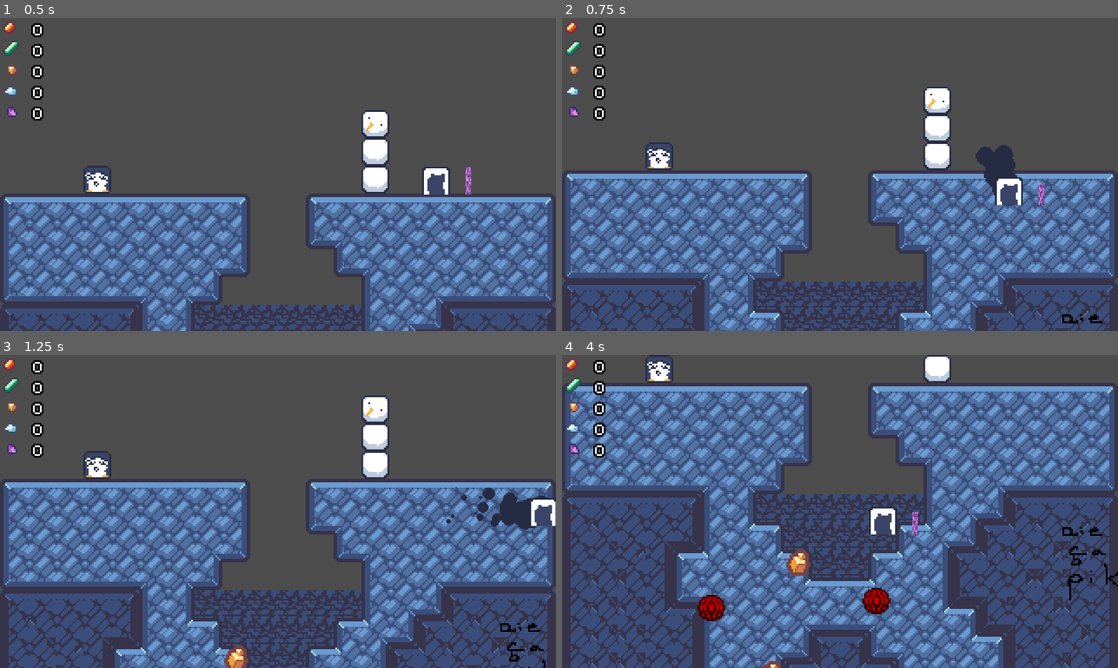
Above: before the commit, frames 1-4 (two rows, left to right).
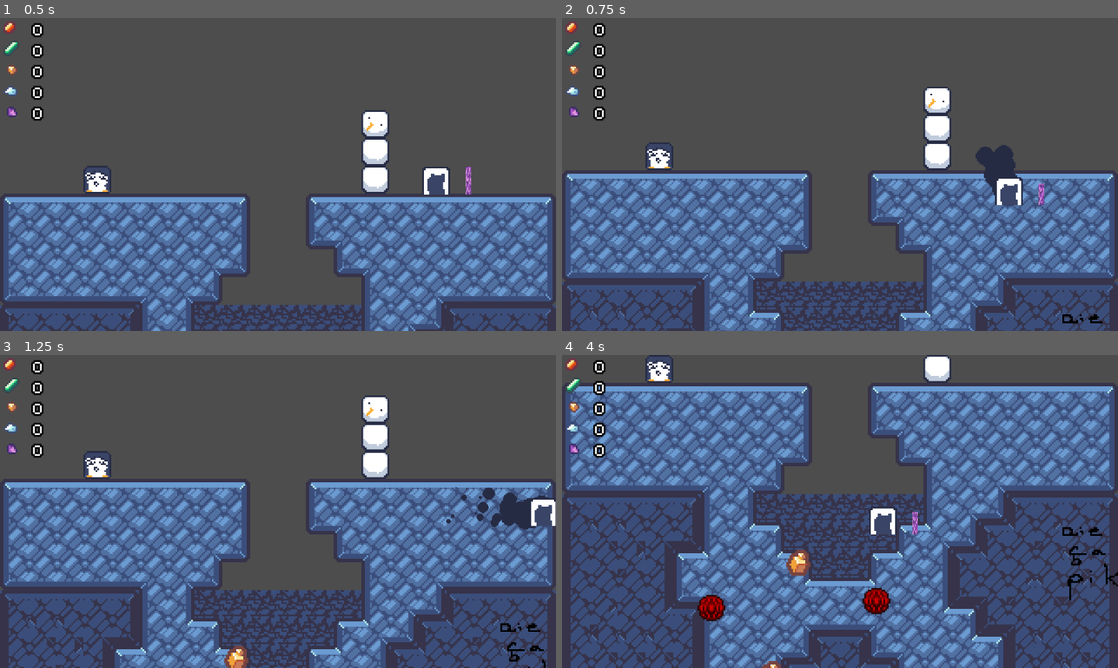
Above: after the commit, the same moments.

Repository: Ninesliced/ludumdare-57
Game: Godot game, scene res://scenes/main.tscn
The game is run twice, just before and just after one commit, with the same random seed, the same clock (stepped at 60 frames per second) and the same inputs. The engine's default icon, where the game draws it, is replaced by a stand-in: a white triangle on a blue panel in a dark square.
Inputs (mouse positions are in pixels of both pictures, inside the frame that each line leads up to):
- Up to frame 1 (0.5 s): no input
- Up to frame 2 (0.75 s): move the mouse to (962, 158) at 0.52 s; hold D (right) from 0.53 s (still down); hold J (burrow) from 0.53 s (still down); click (962, 158) at 0.67 s
- Up to frame 3 (1.25 s): keep holding D (right); keep holding J (burrow); tap Space (jump) at 0.77 s
- Up to frame 4 (4 s): release D (right) at 1.25 s; release J (burrow) at 1.25 s; drag from (728, 527) to (795, 658) at 1.27 s; move the mouse to (895, 442) at 2.02 s; hold A (left) 2.03-2.75 s; hold Right mouse button (right_click) 2.03-2.75 s; drag from (812, 574) to (673, 464) at 2.77 s; move the mouse to (1006, 558) at 3.52 s; press the mouse at (1006, 558) at 3.53 s; hold D (right) from 3.53 s (still down); tap Space (jump) at 3.77 s

Frame 1 is identical in both runs. In frame 2, 0.2% of the frame differs, in the area x 10-95%, y 93-100%; in frame 3, 0.4%; in frame 4, 1.1%, in the area x 5-95%, y 53-100%.

Commit message:
proba avec curves

Diff:
--- a/scenes/map/map_loader.gd
+++ b/scenes/map/map_loader.gd
@@ -4,35 +4,82 @@
 var MAP_SIZE_Y = 12;
 var current_depth = 0;
 
-const proba_ore = {
+@export var proba_ruby: Curve
+@export var proba_emerald: Curve
+@export var proba_topaz: Curve
+@export var proba_diamond: Curve
+@export var proba_amethyst: Curve
+
+@onready
+var proba_ore = {
 	"Ruby": {
+		"curve": proba_ruby,
 		"proba": 0.01,
 		"tile_id": 1
 	},
 	"Emerald": {
+		"curve": proba_emerald,
 		"proba": 0.02,
 		"tile_id": 2
 	},
 	"Topaz": {
+		"curve": proba_topaz,
 		"proba": 0.01,
 		"tile_id": 3
 	},
 	"Diamond": {
+		"curve": proba_diamond,
 		"proba": 0.005,
 		"tile_id": 4
 	},
 	"Amethyst": {
+		"curve": proba_amethyst,
 		"proba": 0.002,
 		"tile_id": 5
 	}
 }
 
-func get_random_ore():
+
+"""
+Exemples, binomial:
+|	<modulo>      <w>
+|  xx      xx      x...  <-- Proba
+| x  x    x  x    x ...
+|x    xxxx    xxxx  ...
+|---------------------------- w: width
+{
+	"methode_generation": "binomial",
+	"width": 10 // en pixel (l'epaisseur de la binomiale)
+	"proba": 0.01,
+	"modulo": 10 // en pixel
+	"tile_id": 3
+}
+Exemples, uniform:
+|xxxxxxxxxxxxxxxxxxx...  <-- Proba
+|                   ...
+|                   ...
+|----------------------------
+{
+	"methode_generation": "uniform",
+	"proba": 0.01,
+	"tile_id": 3
+},
+"""
+
+func get_random_ore(depth_block: int):
+	var depth_layer: float = float(depth_block)/float(MAP_SIZE_Y)
 	var random_val = randf()
 	var total_proba = 0.0
 	for proba_key in proba_ore.keys():
 		var proba_val = proba_ore[proba_key]
-		total_proba += proba_val["proba"]
+
+		if is_instance_of(proba_val.curve, Curve):
+			var curve: Curve = proba_val.curve
+			# var max_domain = curve.max_domain
+			# curve.sample_baked(depth_layer)*proba_val.proba
+			total_proba += curve.sample_baked(depth_layer)*proba_val.proba
+		else:
+			total_proba += proba_val.proba
 		if total_proba > random_val:
 			return proba_val
 	return null
@@ -85,6 +132,8 @@
 	var mapMap: TileMapLayer = layerA.get_node("Map")
 	var bgMap: TileMapLayer = layerA.get_node("Background")
 
+	var bedrock_cell = []
+	var normal_cell = []
 	for pixelx in range(-1,MAP_SIZE_X):
 		for pixely in range(MAP_SIZE_Y):
 			var relative_coords = Vector2i(pixelx, pixely)
@@ -96,16 +145,22 @@
 				var is_bedrock = mapcell.get_collision_polygons_count(1) == 1
 				# Map.set_cells_terrain_connect([Vector2i(pixelx, pixely+current_depth)], 0, -1)
 				if source_id == 2: # Si on est sur la map des blocks
-					Map.set_cells_terrain_connect([Vector2i(pixelx, pixely+current_depth)], 0, 1 if is_bedrock else 0)
+					if is_bedrock:
+						bedrock_cell.append(Vector2i(pixelx, pixely+current_depth))
+					else:
+						normal_cell.append(Vector2i(pixelx, pixely+current_depth))
 				else: # Nimporte quoi d'autre comme le bonhomme de neige
 					Map.set_cell(Vector2i(pixelx, pixely+current_depth), source_id, atlas_coords, alternative_tile)
-				var random = get_random_ore()
+				var random = get_random_ore(pixely+current_depth)
 				# mapcell.get_collision_polygons_count(1) == 0 :: C'est un block placabke
 				if(random != null) && current_depth != 0 && mapcell.get_collision_polygons_count(1) == 0:
 					%Ores.set_cell(Vector2i(pixelx, pixely+current_depth) ,3 ,Vector2i(0,0), random.tile_id)#, Vector2(random.tile_y, 4))
 			if bgMap && bgMap.get_cell_tile_data(relative_coords) && is_instance_of(bgMap.get_cell_tile_data(relative_coords), TileData):
 				%Background.set_cell(Vector2i(pixelx, pixely+current_depth), bgMap.get_cell_source_id(relative_coords), bgMap.get_cell_atlas_coords(relative_coords), bgMap.get_cell_alternative_tile(relative_coords))
 	# layerA.position.y = current_depth*16
+	Map.set_cells_terrain_connect(bedrock_cell, 0, 1)
+	Map.set_cells_terrain_connect(normal_cell, 0, 0)
+
 	current_depth += MAP_SIZE_Y
 	# add_child(layerA)
 
